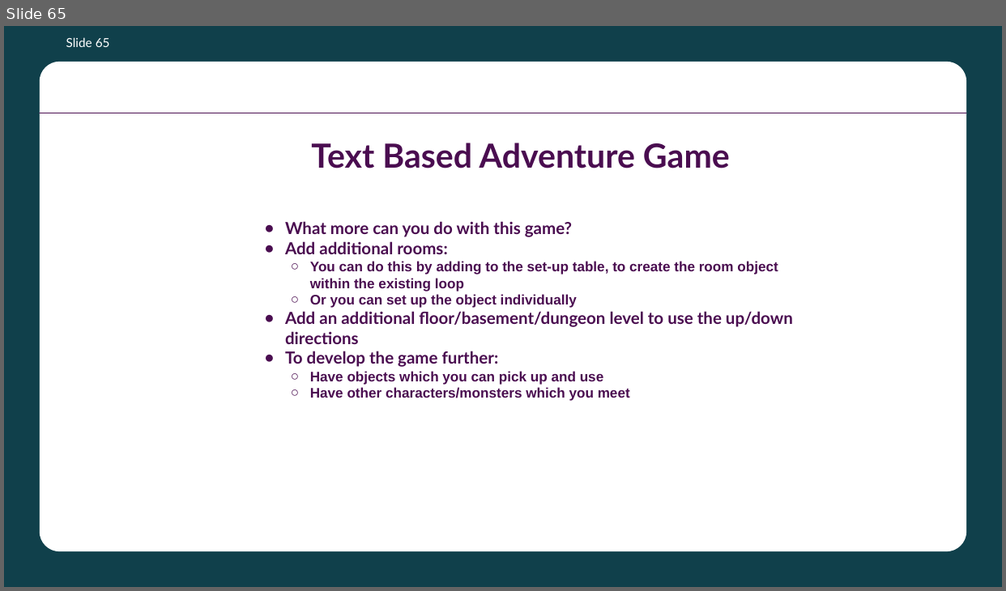
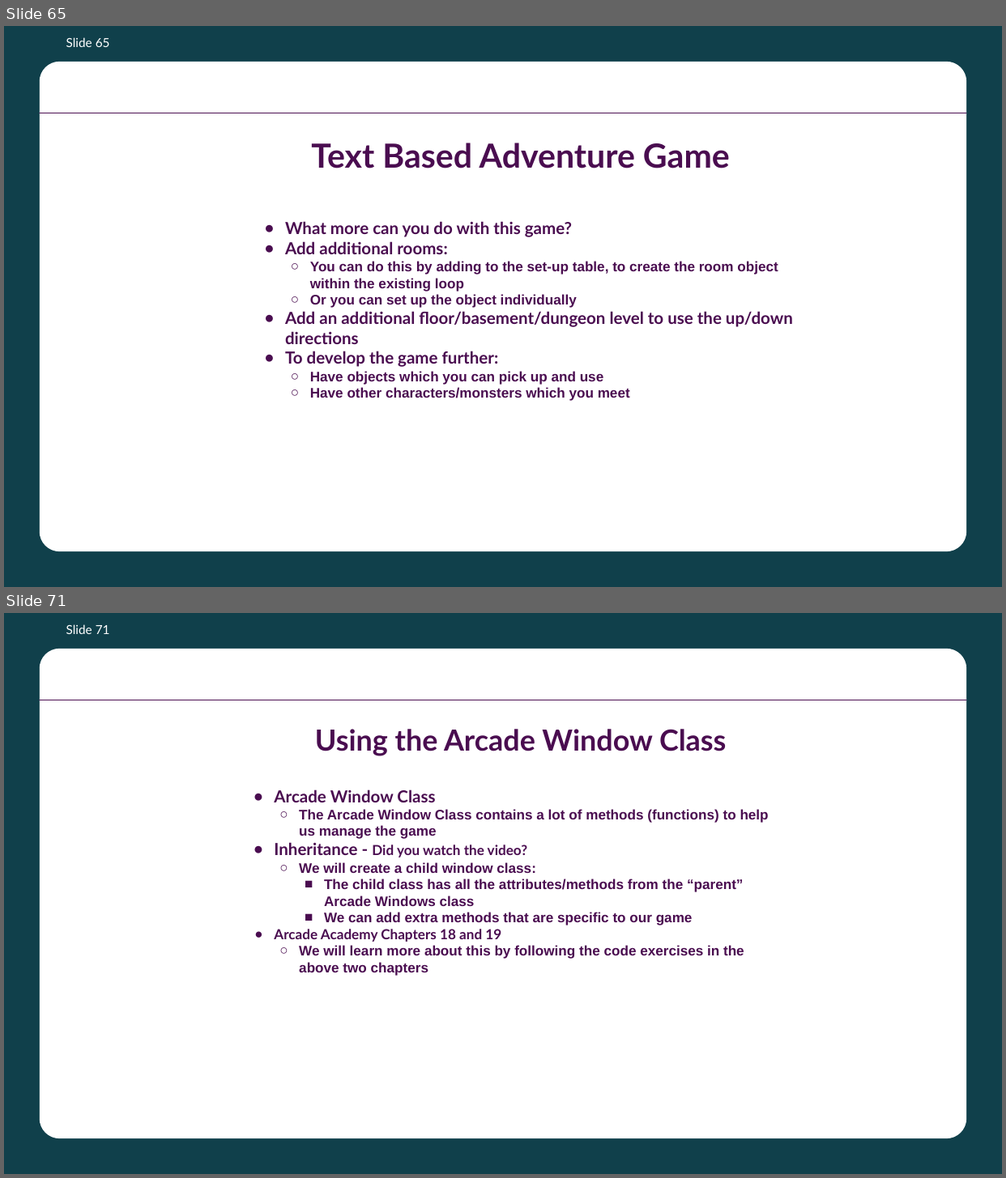
Before and after one commit to batecsw/OOP_class_work, a slide deck: Python OOP Course Presentation.pptx. Shown one above the other, each under a label of ours: slide 65 before the commit, slides 65 and 71 after it; the slides between them are not shown. The pictures are 1006x591 and 1006x1178 pixels, drawn with LibreOffice and Linux fonts; fonts in the diff are those of the drawing; background and template pictures are left out. Boxes give left, top, right and bottom in pixels: in the first picture for what was removed or moved away, otherwise in the second. Text is boxed around its words. In the diff, an @@ line names an element or a change of style, - is before the commit and + after.

```diff
--- a/Python OOP Course Presentation.pptx
+++ b/Python OOP Course Presentation.pptx
@@ slide 71 added at (4, 613, 1002, 1174), background #10404B; not listed: 2 template elements that a slide beside it also shows @@
@@ page number added at (66, 624, 110, 634), 18 pt, text #FFFFFF @@
+Slide 71
@@ title added at (315, 729, 726, 756), 42 pt, text #4A0D50, bold @@
+Using the Arcade Window Class
@@ title added at (274, 790, 769, 976), 20 pt, text #4A0D50, bold @@
+● Arcade Window Class
+  ○ The Arcade Window Class contains a lot of methods (functions) to help us manage the game
+● Inheritance - Did you watch the video?
+  ○ We will create a child window class:
+    ■ The child class has all the attributes/methods from the “parent” Arcade Windows class
+    ■ We can add extra methods that are specific to our game
+● Arcade Academy Chapters 18 and 19
+  ○ We will learn more about this by following the code exercises in the above two chapters
```
Also in this commit, not shown: 11 other slides added, 1 other file.
